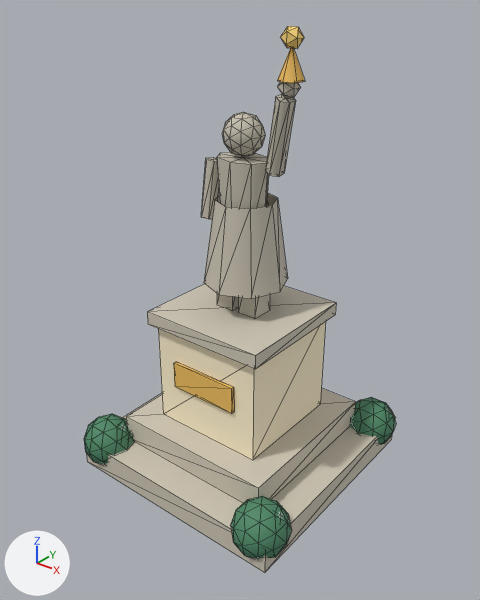
Renders of the glTF model games/brightway-park/public/art/models/deco_statue.glb from each side of a commit.
The view is the same before and after, from a 50 mm lens placed at (3.99, -5.04, 5.12), pointed at (0.06, -0.13, 2.08). The axes (+X, +Y, +Z) are drawn at lower left. The lights are the same throughout. The older version comes first. Mesh edges are drawn as thin lines. Where no turn or scale is listed for an object, it has been applied to the vertices.

Names of what the first picture shows: 'deco_statue_0', 'deco_statue_1', 'deco_statue_2', 'deco_statue_3', 'deco_statue_4', 'deco_statue_5', 'deco_statue_6' and 1 more.
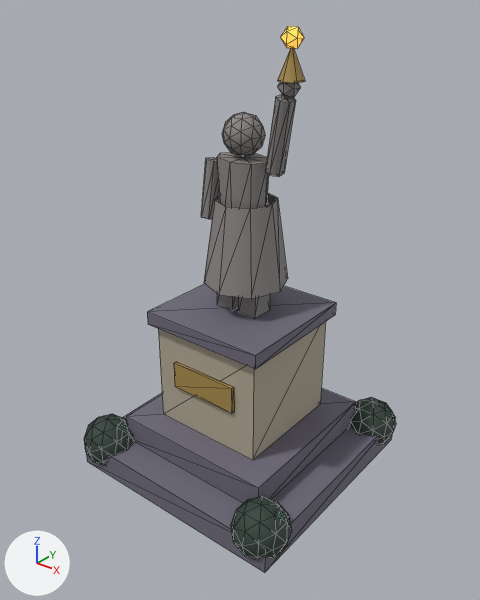
Changed parts and their boxes (x1, y1, x2, y2) in the pictures (480 x 600 px):
'deco_statue_0', recoloured (pale yellow to grey): (86, 284, 392, 573) in both
'deco_statue_1', recoloured (beige to grey): (158, 322, 326, 460) in both
'deco_statue_3', recoloured (light grey to grey): (201, 82, 300, 318) in both
'deco_statue_5', recoloured (light grey to grey): (204, 193, 288, 299) in both
'deco_statue_6', recoloured: (84, 397, 396, 559) in both
'deco_statue_2', recoloured: (174, 48, 305, 414) in both
'deco_statue_4', surface changed (lighter): (281, 26, 304, 49) in both

What the commit changed:
Material 'Material_0' (mat_material_0) changes colour from pale yellow #cfc7b6 to grey #6e6a7a; in linear values from (0.624, 0.571, 0.468) to (0.156, 0.144, 0.195).
Material 'Material_1' (mat_material_1) changes colour from beige #fff1cf to grey #b1a895; in linear values from (1.0, 0.88, 0.624) to (0.44, 0.392, 0.301).
Material 'Material_2' (mat_material_2) changes colour from orange #edbc5c to brown #a68a4a; in linear values from (0.847, 0.503, 0.107) to (0.381, 0.254, 0.0685).
Material 'Material_3' (mat_material_3) changes colour from light grey #c8c1b1 to grey #8b8785; in linear values from (0.578, 0.533, 0.44) to (0.258, 0.242, 0.235).
In material 'Material_4' (mat_material_4), emission_strength is now set to 1.0.
Material 'Material_5' (mat_material_5) changes colour from light grey #c8c1b1 to grey #8b8785; in linear values from (0.578, 0.533, 0.44) to (0.258, 0.242, 0.235).
Material 'Material_6' (mat_material_6) changes colour from green #4c8866 to dark green #2f4038; in linear values from (0.0723, 0.246, 0.133) to (0.0284, 0.0513, 0.0395).
